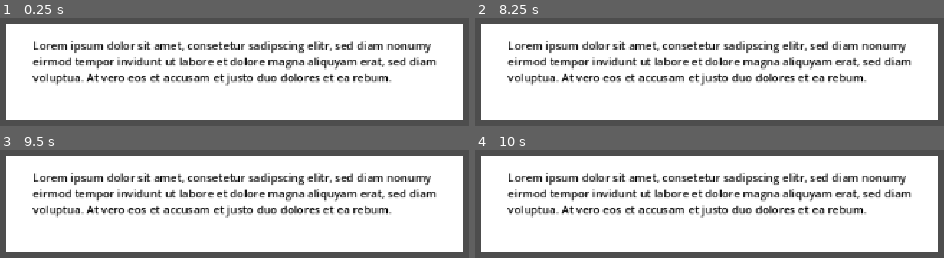
Above: before the commit, frames 1-4 (two rows, left to right).
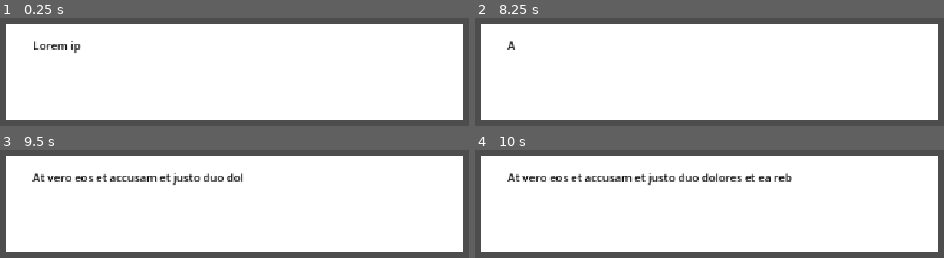
Above: after the commit, the same moments.

Repository: dephiloper/yeah-im-listening_ggj26
Game: Godot game, scene res://scenes/dialogue.tscn
Two runs of this game, one before a commit and one after it. Both use one fixed random seed, a clock stepped at 60 frames per second and the inputs below. This scene is started directly instead of the project's main scene.
Inputs:
- Up to frame 1 (0.25 s): no input
- Up to frame 2 (8.25 s): hold D (knob_01_right) 0.53-1.28 s; hold Space 0.53-1.28 s; hold A (knob_01_left) 1.28-2.03 s; tap Space at 1.35, 1.52, 1.82, 2.85, 3.02, 3.32, 4.35, 4.52, 4.82, 5.85, 6.02, 6.32, 6.5, 7.35, 7.52, 7.82, 8 s; hold Space 2.03-2.78 s; hold D (knob_01_right) 2.03-3.53 s; hold Space 3.53-4.28 s; hold A (knob_01_left) 3.53-5.78 s; hold Space 5.03-5.78 s; tap Enter at 5.75, 7.25 s; hold D (knob_01_right) 5.78-8.03 s; hold Space 6.53-7.28 s; hold A (knob_01_left) from 8.03 s (still down); hold Space from 8.03 s (still down)
- Up to frame 3 (9.5 s): keep holding A (knob_01_left); release Space at 8.78 s; tap Space at 8.85, 9.02, 9.32 s
- Up to frame 4 (10 s): release A (knob_01_left) at 9.53 s; hold D (knob_01_right) from 9.53 s (still down); hold Space from 9.53 s (still down)

The runs differ from the first frame. In frame 1, 10% of the frame differs, in the area x 6-94%, y 21-63%; in frame 2, 11%; in frame 3, 11%; in frame 4, 11%.

Commit message:
Add text scrolling and automatic line progression after delay

Diff:
--- a/scenes/dialogue.tscn
+++ b/scenes/dialogue.tscn
@@ -1,6 +1,6 @@
 [gd_scene format=3 uid="uid://cix0ox0to3fvl"]
 
-[ext_resource type="Script" uid="uid://cwjnlj5ibdddw" path="res://scenes/dialogue.gd" id="1_jwyou"]
+[ext_resource type="Script" uid="uid://btxeu53gdvu2l" path="res://src/dialogue.gd" id="1_jwyou"]
 
 [node name="Dialogue" type="Node2D" unique_id=292700514]
 script = ExtResource("1_jwyou")
@@ -32,5 +32,6 @@
 offset_bottom = 49.0
 grow_horizontal = 2
 grow_vertical = 2
+theme_override_colors/default_color = Color(0, 0, 0, 1)
 bbcode_enabled = true
 text = "[color=black]Lorem ipsum dolor sit amet, consetetur sadipscing elitr, sed diam nonumy eirmod tempor invidunt ut labore et dolore magna aliquyam erat, sed diam voluptua. At vero eos et accusam et justo duo dolores et ea rebum. [/color]"
--- a/src/dialogue.gd
+++ b/src/dialogue.gd
@@ -1,27 +1,41 @@
 extends Node2D
 
 @export var characters_per_second: float = 30.0
+@export var delay_between_lines: float = 3.0
 
 @onready var rich_text_label: RichTextLabel = %RichTextLabel
 
 var tween: Tween
+var lines: PackedStringArray
+var current_line_index: int = 0
 
 func _ready() -> void:
+	lines = get_dialogue_lines()
+	current_line_index = 0
+	scroll_next_line()
+
+func get_dialogue_lines() -> PackedStringArray:
 	var file = FileAccess.open("res://dialogues/test.txt", FileAccess.READ)
 	var text = file.get_as_text()
-	scroll_text(text)
+	lines = text.split("\n")
+	var non_empty_lines: PackedStringArray = []
+	for line in lines:
+		if line.strip_edges() != "":
+			non_empty_lines.append(line)
+	return non_empty_lines
 
-func _process(delta: float) -> void:
-	if Input.is_key_pressed(KEY_SPACE):
-		if tween.is_running():
-			tween.stop()
-			rich_text_label.visible_characters = rich_text_label.get_total_character_count()
+func scroll_next_line() -> void:
+	if current_line_index >= lines.size():
+		return
+
+	scroll_text(lines[current_line_index])
+	current_line_index += 1
 
 func scroll_text(text: String) -> void:
 	if tween:
 		tween.kill()
 
-	rich_text_label.text = "[color=black]%s[/color]" % text
+	rich_text_label.text = text
 	rich_text_label.visible_characters = 0
 
 	var total_characters = rich_text_label.get_total_character_count()
@@ -29,9 +43,4 @@
 
 	tween = create_tween()
 	tween.tween_property(rich_text_label, "visible_characters", total_characters, duration)
-
-
-func skip_typewriter() -> void:
-	if tween and tween.is_running():
-		tween.kill()
-		rich_text_label.visible_characters = -1
+	tween.tween_callback(scroll_next_line).set_delay(delay_between_lines)
Not shown, changed: dialogues/test.txt
